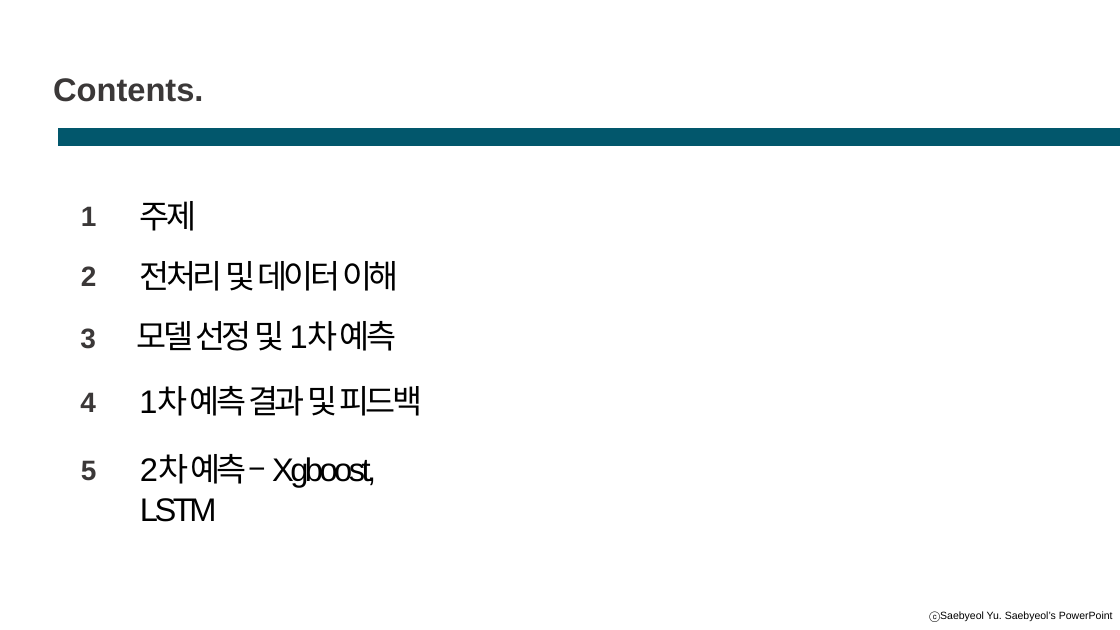
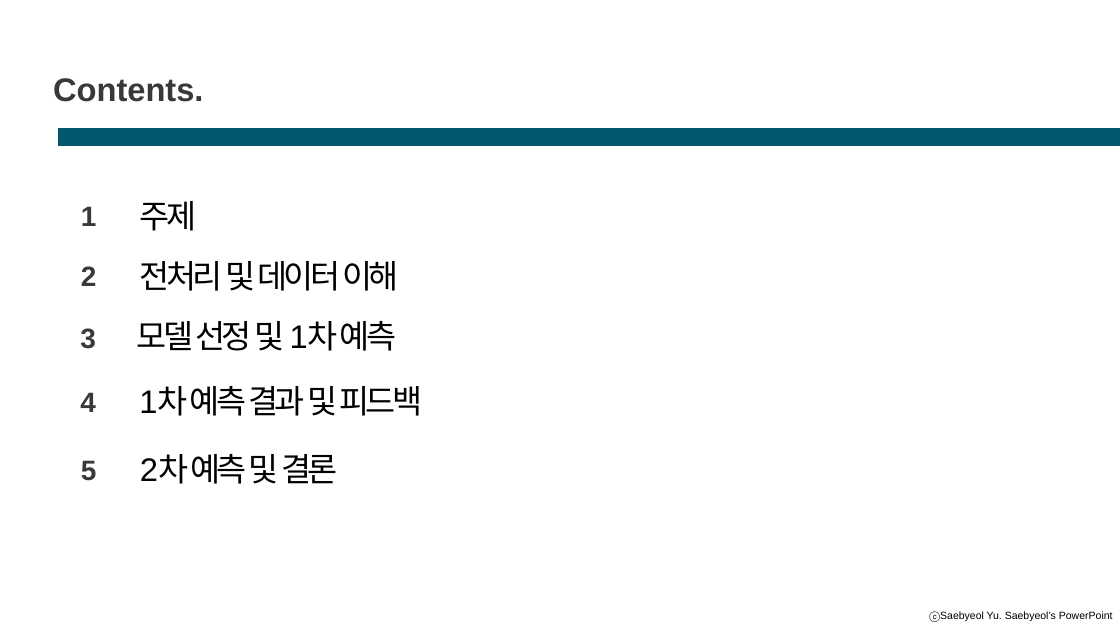
Before and after one commit to A-dongl/P3_kospi, a slide deck: slide 2 of 2차 발표자료.pptx. Drawn at 1120x630 pixels with LibreOffice and Linux fonts; fonts in the diff are those of the drawing. Boxes give left, top, right and bottom in pixels: in the first picture for what was removed or moved away, otherwise in the second. Text is boxed around its words. In the diff, an @@ line names an element or a change of style, - is before the commit and + after.

```diff
--- a/2차 발표자료.pptx
+++ b/2차 발표자료.pptx
@@ text at [140, 454, 338, 484]: text changed @@
-2차 예측 – Xgboost, LSTM
+2차 예측 및 결론
```
Also in this commit, not shown: 10 other slides changed, 10 slides added, 11 slides removed, 1 other file.
